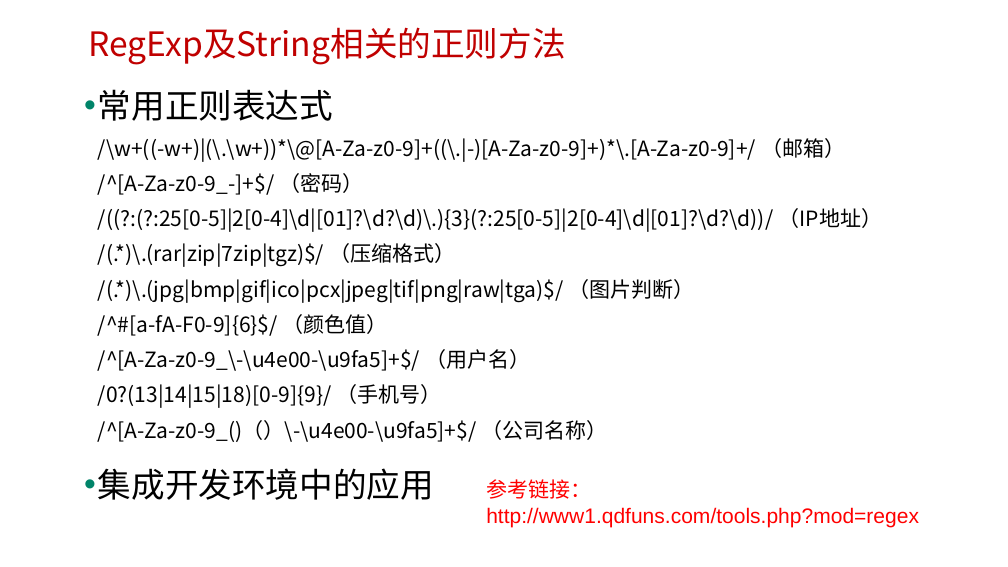
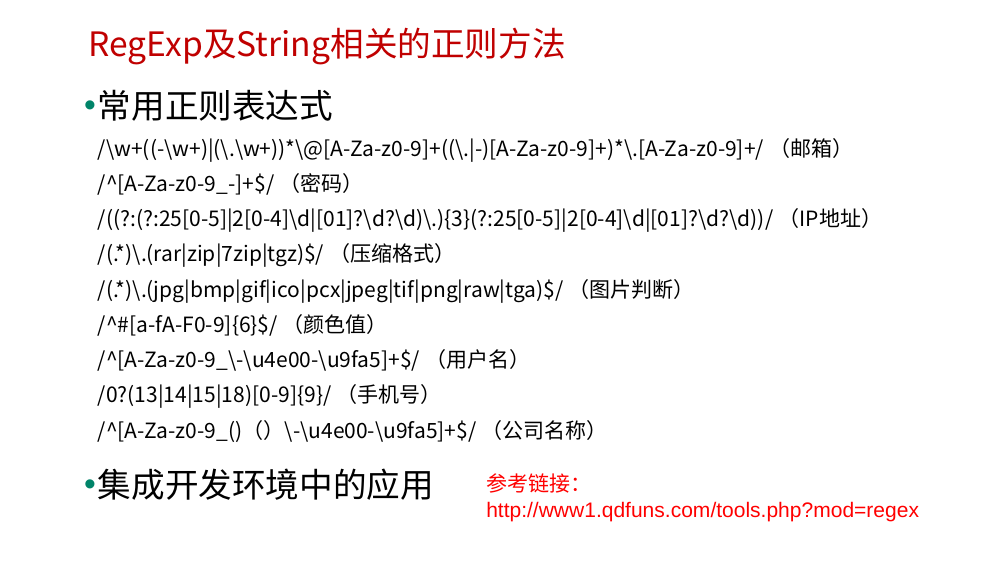
Before and after one commit to edu2act/course-javascript-advanced, a slide deck: slide 16 of 课程PPT/10.JavaScript标准内置对象-构造器（RegExp、Error）.pptx. Drawn at 1008x567 pixels with LibreOffice and Linux fonts; fonts in the diff are those of the drawing; background and template pictures are left out. Boxes give left, top, right and bottom in pixels: in the first picture for what was removed or moved away, otherwise in the second. Text is boxed around its words. In the diff, an @@ line names an element or a change of style, - is before the commit and + after.

```diff
--- a/课程PPT/10.JavaScript标准内置对象-构造器（RegExp、Error）.pptx
+++ b/课程PPT/10.JavaScript标准内置对象-构造器（RegExp、Error）.pptx
@@ text at [98,89,883,442]: text changed @@
-• 常用正则表达式
-  /\w+((-w+)|(\.\w+))*\@[A-Za-z0-9]+((\.|-)[A-Za-z0-9]+)*\.[A-Za-z0-9]+/ （邮箱）
-  /^[A-Za-z0-9_-]+$/ （密码）
-  /((?:(?:25[0-5]|2[0-4]\d|[01]?\d?\d)\.){3}(?:25[0-5]|2[0-4]\d|[01]?\d?\d))/ （IP地址）
-  /(.*)\.(rar|zip|7zip|tgz)$/ （压缩格式）
-  /(.*)\.(jpg|bmp|gif|ico|pcx|jpeg|tif|png|raw|tga)$/ （图片判断）
-  /^#[a-fA-F0-9]{6}$/ （颜色值）
-  /^[A-Za-z0-9_\-\u4e00-\u9fa5]+$/ （用户名）
-  /0?(13|14|15|18)[0-9]{9}/ （手机号）
-  /^[A-Za-z0-9_()（）\-\u4e00-\u9fa5]+$/ （公司名称）
+• 常用正则表达式
+  /\w+((-\w+)|(\.\w+))*\@[A-Za-z0-9]+((\.|-)[A-Za-z0-9]+)*\.[A-Za-z0-9]+/ （邮箱）
+  /^[A-Za-z0-9_-]+$/ （密码）
+  /((?:(?:25[0-5]|2[0-4]\d|[01]?\d?\d)\.){3}(?:25[0-5]|2[0-4]\d|[01]?\d?\d))/ （IP地址）
+  /(.*)\.(rar|zip|7zip|tgz)$/ （压缩格式）
+  /(.*)\.(jpg|bmp|gif|ico|pcx|jpeg|tif|png|raw|tga)$/ （图片判断）
+  /^#[a-fA-F0-9]{6}$/ （颜色值）
+  /^[A-Za-z0-9_\-\u4e00-\u9fa5]+$/ （用户名）
+  /0?(13|14|15|18)[0-9]{9}/ （手机号）
+  /^[A-Za-z0-9_()（）\-\u4e00-\u9fa5]+$/ （公司名称）
@@ text "参考链接：": place and size @@
-text "参考链接：" at [486,479,919,527]
+text "参考链接：" at [486,473,919,521]
```
Also in this commit, not shown: 5 other slides changed, 2 slides added, 1 slide removed, 14 other files.
